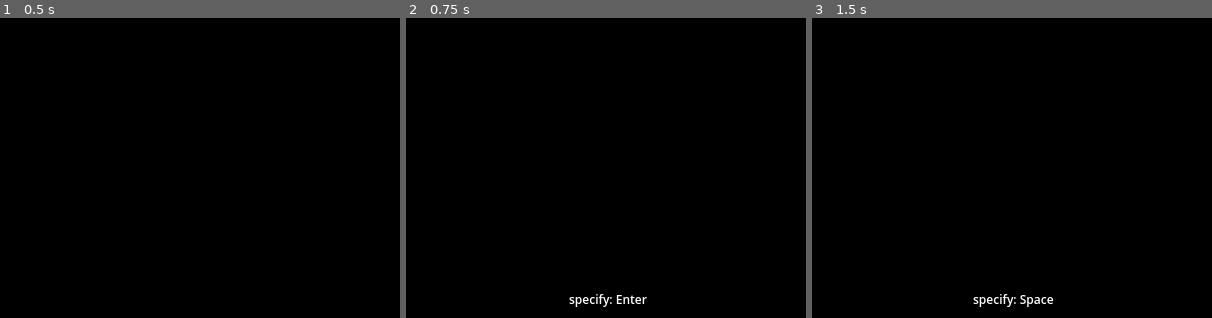
Above: before the commit, frames 1-3 (left to right).
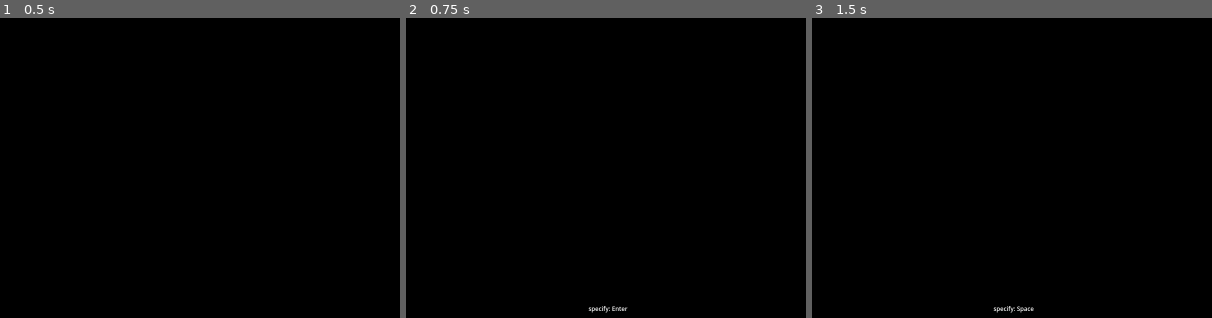
Above: after the commit, the same moments.

Repository: toteki/ngn
Game: Godot game, scene res://Canon/Root/root.tscn
The game is run twice, just before and just after one commit, with the same random seed, the same clock (stepped at 60 frames per second) and the same inputs.
Inputs:
- Up to frame 1 (0.5 s): no input
- Up to frame 2 (0.75 s): tap Enter at 0.5 s
- Up to frame 3 (1.5 s): tap Space at 1.25 s
The pictures show only the part of the screen within x 25-75%, y 50-100%; the shares and areas given below are measured in that part.

Frame 1 is identical in both runs. In frame 2, 0.5% of the frame differs, in the area x 40-61%, y 92-99%; in frame 3, 0.5%.

Commit message:
progress

Diff:
--- /dev/null
+++ b/Choice/choice.gd
@@ -0,0 +1,9 @@
+extends Control
+
+var Key:String = "X"
+var Info:String = "Choice"
+
+#func _ready() -> void:
+	# TODO: find text in child objs and set it to [Key]Info
+	# TODO: listen for key? or is this a dumb object
+	# TODO: store callback function? or again...
--- /dev/null
+++ b/Choice/choice.tscn
@@ -0,0 +1,47 @@
+[gd_scene load_steps=2 format=3 uid="uid://ccom2fxoq2opj"]
+
+[ext_resource type="Script" uid="uid://bcs10cinimp14" path="res://Choice/choice.gd" id="1_srli5"]
+
+[node name="Choice" type="Control"]
+layout_mode = 3
+anchors_preset = 0
+offset_right = 190.0
+offset_bottom = 40.0
+script = ExtResource("1_srli5")
+
+[node name="Border" type="ColorRect" parent="."]
+layout_mode = 1
+anchors_preset = 15
+anchor_right = 1.0
+anchor_bottom = 1.0
+grow_horizontal = 2
+grow_vertical = 2
+
+[node name="Center" type="ColorRect" parent="."]
+layout_mode = 1
+anchors_preset = -1
+anchor_right = 1.0
+anchor_bottom = 1.0
+offset_left = 2.0
+offset_top = 2.0
+offset_right = -2.0
+offset_bottom = -2.0
+grow_horizontal = 2
+grow_vertical = 2
+color = Color(0.11764706, 0.11764706, 0.11764706, 1)
+
+[node name="Name" type="Label" parent="."]
+layout_mode = 1
+anchors_preset = -1
+anchor_right = 1.0
+anchor_bottom = 1.0
+offset_left = 5.0
+offset_top = 5.0
+offset_right = -5.0
+offset_bottom = -5.0
+grow_vertical = 2
+theme_override_font_sizes/font_size = 14
+text = "[0] Choice"
+horizontal_alignment = 1
+vertical_alignment = 1
+max_lines_visible = 1
--- a/project.godot
+++ b/project.godot
@@ -32,8 +32,8 @@
 
 [display]
 
-window/size/viewport_width=800
-window/size/viewport_height=600
+window/size/viewport_width=1600
+window/size/viewport_height=1200
 
 [rendering]
 
Not shown, added: Choice/choice.gd.uid
